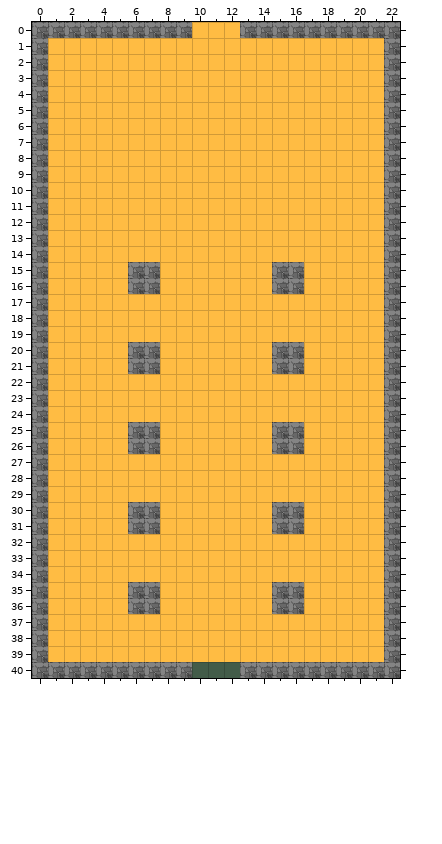
A Tiled map gets an edit: assets/data/ruin_hall.tmx. The picture above was drawn from the file before the commit.
Cells are 16x16 px. Shown: x 0..22, y 0..40.
And afterwards:
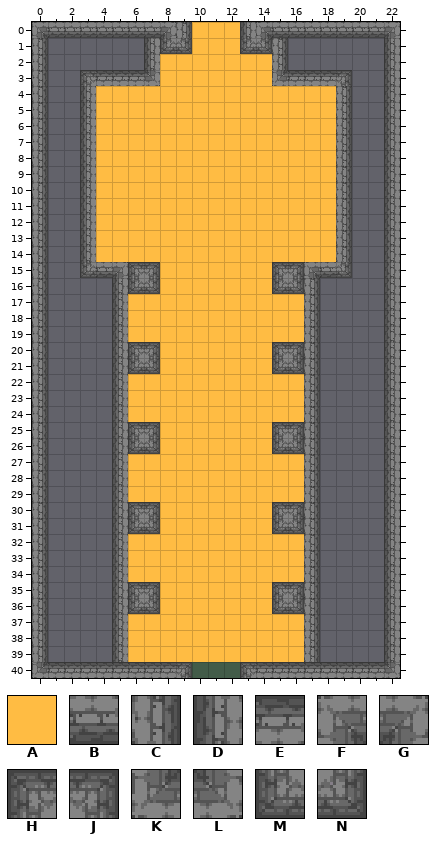
Key: from "tileset.png": A 3, B 28, C 29, D 30, E 31, F 32, G 33, H 34, J 35, K 60, L 61, M 62, N 63.
_ is an empty cell.
Message: finalizing mountain/ruin levels
What changed:
Layer "base":
y 0: x 1..9 FFFFFFFFF -> BBBBBBBGC; x 13 F -> D; x 15..22 FFFFFFFF -> BBBBBBBG
y 1: x 0..9 FAAAAAAAAA -> C_______MN; x 13..22 AAAAAAAAAF -> MN_______D
y 2..3: x 0..7 FAAAAAAA -> C_______; x 15..22 AAAAAAAF -> _______D
y 4..14: x 0..3 FAAA -> C___; x 19..22 AAAF -> ___D
y 15: x 0..7 FAAAAAFF -> C_____HJ; x 15..22 FFAAAAAF -> HJ_____D
y 16: x 0..7 FAAAAAFF -> C_____MN; x 15..22 FFAAAAAF -> MN_____D
y 17..19: x 0..5 FAAAAA -> C_____; x 17..22 AAAAAF -> _____D
y 20: x 0..7 FAAAAAFF -> C_____HJ; x 15..22 FFAAAAAF -> HJ_____D
y 21: x 0..7 FAAAAAFF -> C_____MN; x 15..22 FFAAAAAF -> MN_____D
y 22..24: x 0..5 FAAAAA -> C_____; x 17..22 AAAAAF -> _____D
y 25: x 0..7 FAAAAAFF -> C_____HJ; x 15..22 FFAAAAAF -> HJ_____D
y 26: x 0..7 FAAAAAFF -> C_____MN; x 15..22 FFAAAAAF -> MN_____D
y 27..29: x 0..5 FAAAAA -> C_____; x 17..22 AAAAAF -> _____D
y 30: x 0..7 FAAAAAFF -> C_____HJ; x 15..22 FFAAAAAF -> HJ_____D
y 31: x 0..7 FAAAAAFF -> C_____MN; x 15..22 FFAAAAAF -> MN_____D
y 32..34: x 0..5 FAAAAA -> C_____; x 17..22 AAAAAF -> _____D
y 35: x 0..7 FAAAAAFF -> C_____HJ; x 15..22 FFAAAAAF -> HJ_____D
y 36: x 0..7 FAAAAAFF -> C_____MN; x 15..22 FFAAAAAF -> MN_____D
y 37..39: x 0..5 FAAAAA -> C_____; x 17..22 AAAAAF -> _____D
y 40: x 0..9 FFFFFFFFFF -> KEEEEEEEEJ; x 13..22 FFFFFFFFFF -> HEEEEEEEEL
Layer "mid":
y 1..2: x 7 _ -> D; x 15 _ -> C
y 3: x 3..7 _____ -> HEEEL; x 15..19 _____ -> KEEEJ
y 4..14: x 3 _ -> D; x 19 _ -> C
y 15: x 3..5 ___ -> MBG; x 17..19 ___ -> FBN
y 16..39: x 5 _ -> D; x 17 _ -> C
Where, in picture pixels (left, top, right, bottom), the same in both pictures:
changed: (32, 22, 192, 678)
changed: (240, 22, 400, 678)
